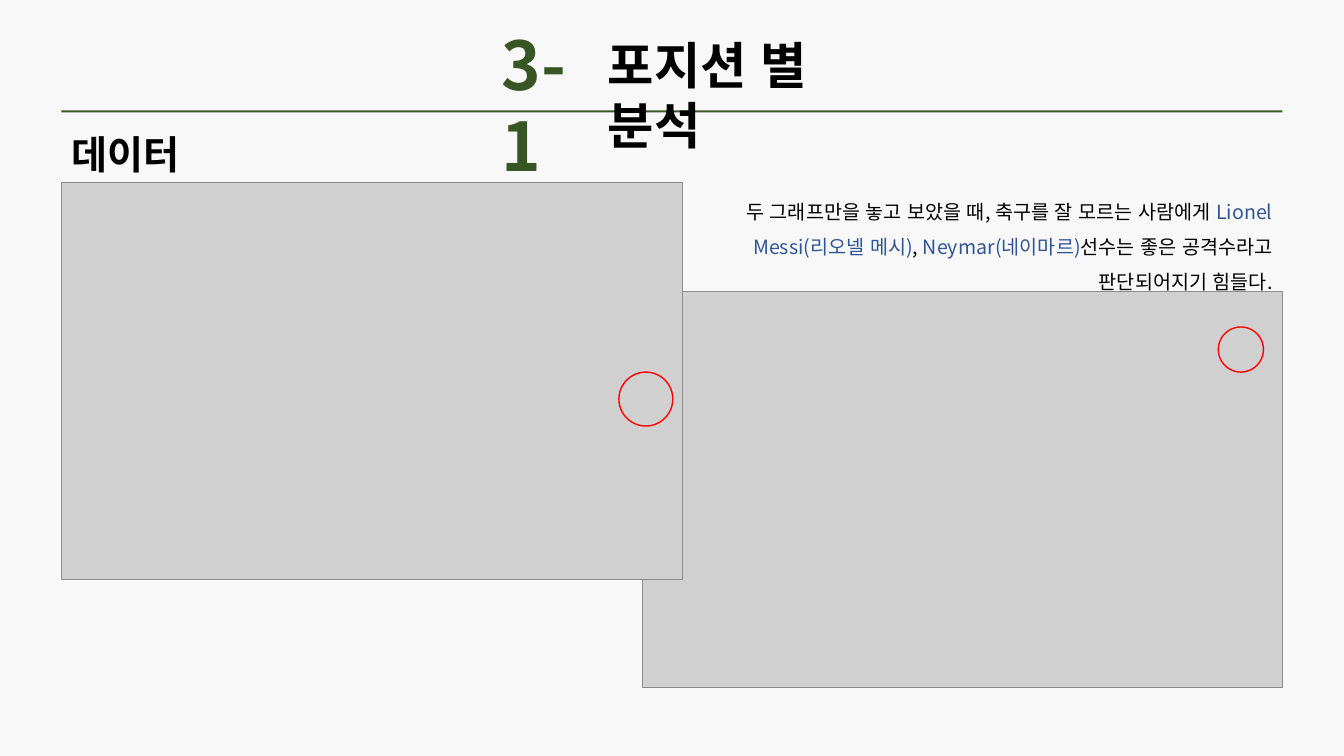
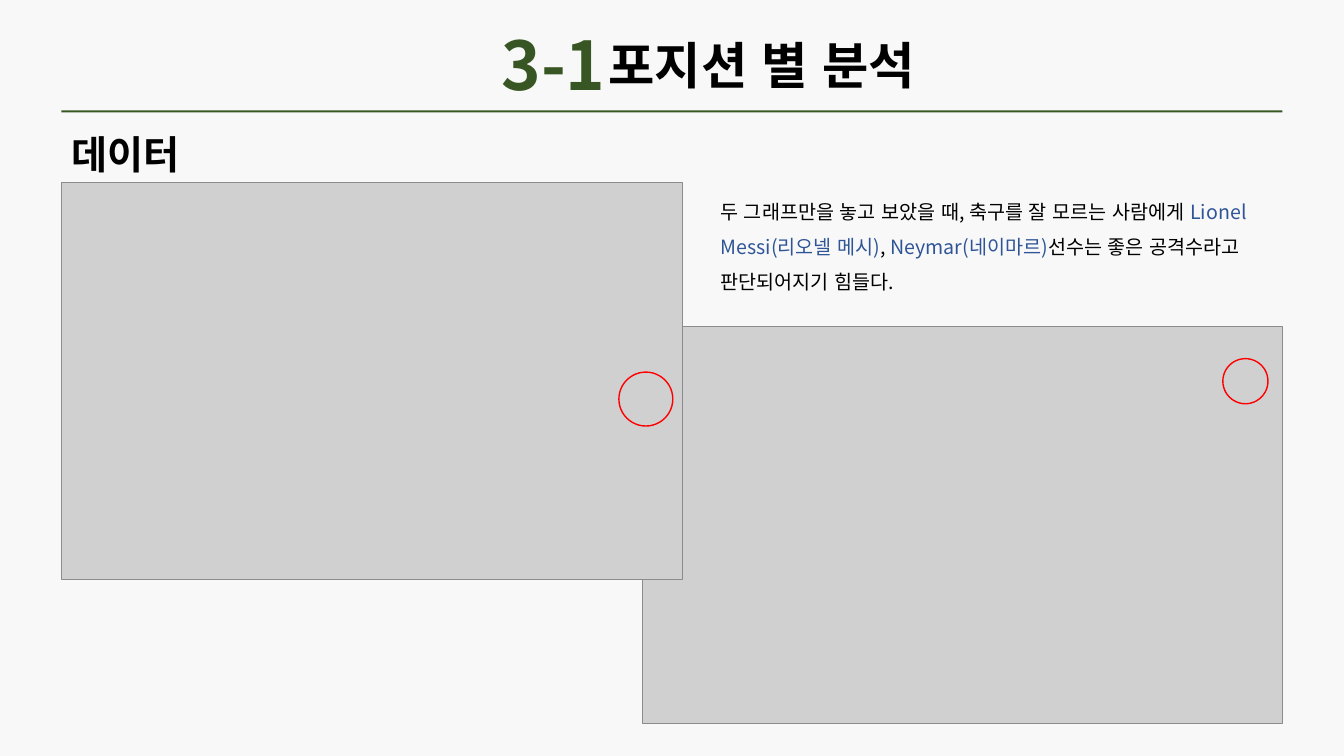
Before and after one commit to Gray116/BigData_Academy_1, a slide deck: slide 19 of 00_Projects/김설웅_개인프로젝트.pptx. Drawn at 1344x756 pixels with LibreOffice and Linux fonts; fonts in the diff are those of the drawing; grey boxes stand for pictures. Boxes give left, top, right and bottom in pixels: in the first picture for what was removed or moved away, otherwise in the second. Text is boxed around its words. In the diff, an @@ line names an element or a change of style, - is before the commit and + after.

```diff
--- a/00_Projects/김설웅_개인프로젝트.pptx
+++ b/00_Projects/김설웅_개인프로젝트.pptx
@@ text "3-1" rewrapped from bbox=[501, 39, 565, 183] to bbox=[501, 39, 605, 91] @@
@@ text "포지션 별 분석" rewrapped from bbox=[608, 41, 807, 149] to bbox=[608, 41, 915, 89] @@
@@ text "두 그래프만을 놓고 보았을 때, ...": place and size @@
-text "두 그래프만을 놓고 보았을 때, ..." at bbox=[746, 202, 1273, 292]
+text "두 그래프만을 놓고 보았을 때, ..." at bbox=[720, 202, 1246, 291]
@@ text "두 그래프만을 놓고 보았을 때, ..." at bbox=[720, 202, 1246, 291]: alignment right to left @@
@@ picture: place and size @@
-picture at bbox=[642, 291, 1282, 688]
+picture at bbox=[642, 327, 1282, 723]
@@ ellipse: place and size @@
-ellipse at bbox=[1219, 327, 1264, 372]
+ellipse at bbox=[1223, 359, 1268, 404]
```
Also in this commit, not shown: 21 other slides changed, 1 slide removed, 40 other files.
